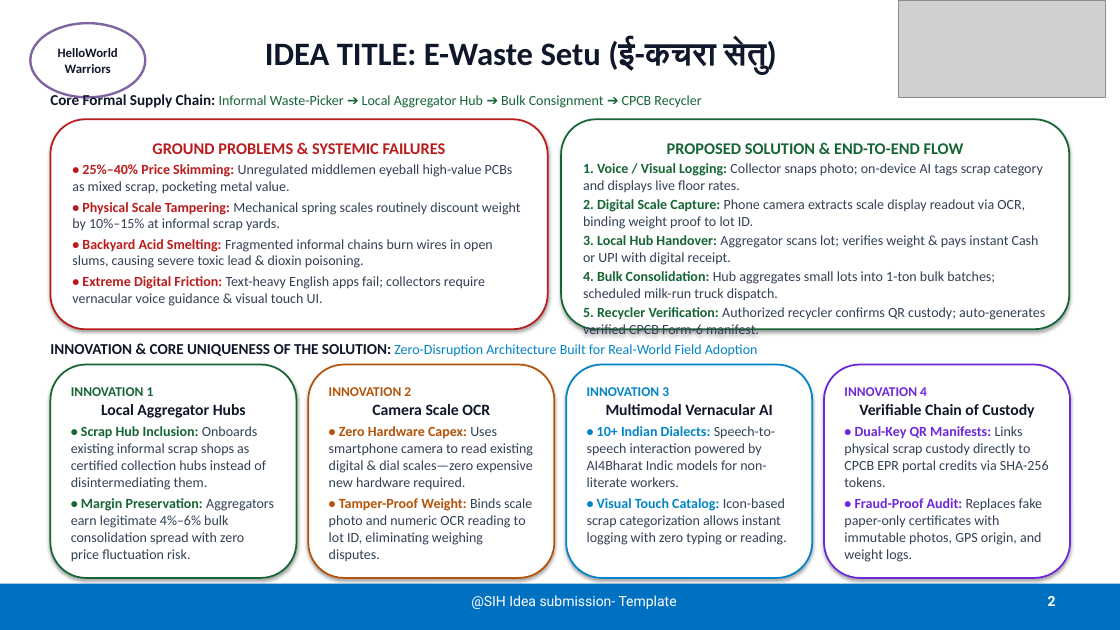
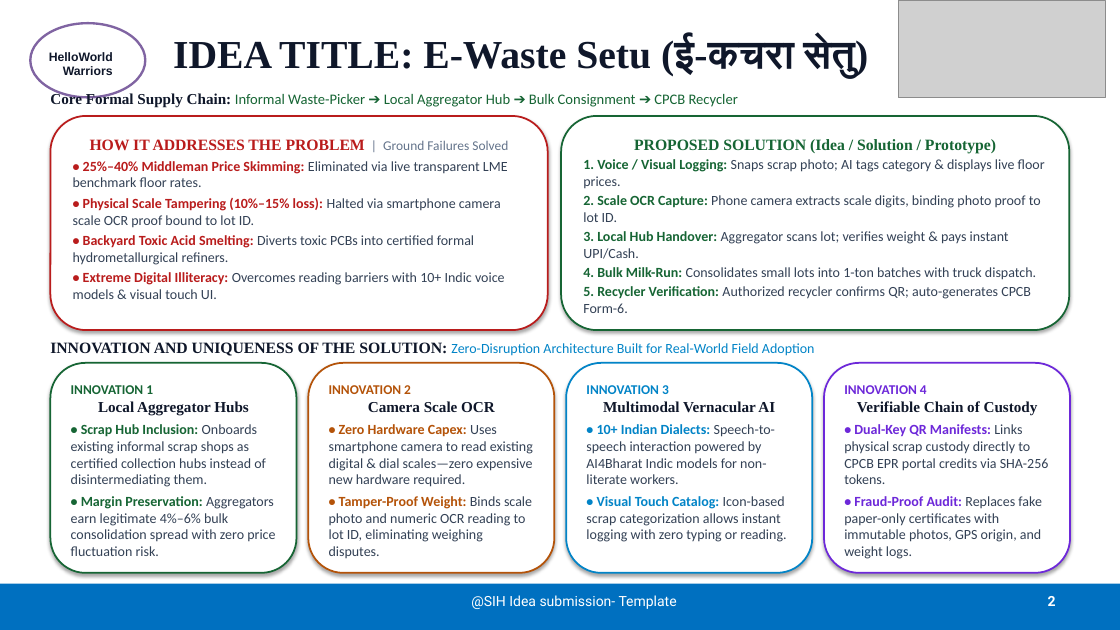
Before and after one commit to SATYA-1708/SIH-2026, a slide deck: slide 2 of final.pptx. Drawn at 1120x630 pixels with LibreOffice and Linux fonts; fonts in the diff are those of the drawing; grey boxes stand for pictures. Boxes give left, top, right and bottom in pixels: in the first picture for what was removed or moved away, otherwise in the second. Text is boxed around its words. In the diff, an @@ line names an element or a change of style, - is before the commit and + after.

Commit message:
Enforce strict SIH template styling, exact pointers, and zero overflow across all slides

```diff
--- a/final.pptx
+++ b/final.pptx
@@ title "IDEA TITLE: E-Waste Setu (ई-कचरा ..." at (173, 37, 868, 79): size 28 to 34 pt, font Calibri to Times New Roman @@
@@ text in ellipse at (49, 52, 113, 75): text changed; size 11 to 10.5 pt; font Calibri to Arial @@
-HelloWorldWarriors
+HelloWorld
+Warriors
@@ text "Core Formal Supply Chain: Informal ..." at (50, 92, 738, 108): size 12 to 12.5 pt in "Informal Waste-Picker ➔ Local Aggregator Hub ➔ ..."; font Calibri to Times New Roman in "Core Formal Supply Chain:" @@
@@ text in rounded rectangle at (73, 139, 508, 299): text changed @@
-GROUND PROBLEMS & SYSTEMIC FAILURES
-• 25%–40% Price Skimming: Unregulated middlemen eyeball high-value PCBs as mixed scrap, pocketing metal value.
-• Physical Scale Tampering: Mechanical spring scales routinely discount weight by 10%–15% at informal scrap yards.
-• Backyard Acid Smelting: Fragmented informal chains burn wires in open slums, causing severe toxic lead & dioxin poisoning.
-• Extreme Digital Friction: Text-heavy English apps fail; collectors require vernacular voice guidance & visual touch UI.
+HOW IT ADDRESSES THE PROBLEM | Ground Failures Solved
+• 25%–40% Middleman Price Skimming: Eliminated via live transparent LME benchmark floor rates.
+• Physical Scale Tampering (10%–15% loss): Halted via smartphone camera scale OCR proof bound to lot ID.
+• Backyard Toxic Acid Smelting: Diverts toxic PCBs into certified formal hydrometallurgical refiners.
+• Extreme Digital Illiteracy: Overcomes reading barriers with 10+ Indic voice models & visual touch UI.
@@ text in rounded rectangle at (583, 139, 1045, 313): text changed @@
-PROPOSED SOLUTION & END-TO-END FLOW
-1. Voice / Visual Logging: Collector snaps photo; on-device AI tags scrap category and displays live floor rates.
-2. Digital Scale Capture: Phone camera extracts scale display readout via OCR, binding weight proof to lot ID.
-3. Local Hub Handover: Aggregator scans lot; verifies weight & pays instant Cash or UPI with digital receipt.
-4. Bulk Consolidation: Hub aggregates small lots into 1-ton bulk batches; scheduled milk-run truck dispatch.
-5. Recycler Verification: Authorized recycler confirms QR custody; auto-generates verified CPCB Form-6 manifest.
+PROPOSED SOLUTION (Idea / Solution / Prototype)
+1. Voice / Visual Logging: Snaps scrap photo; AI tags category & displays live floor prices.
+2. Scale OCR Capture: Phone camera extracts scale digits, binding photo proof to lot ID.
+3. Local Hub Handover: Aggregator scans lot; verifies weight & pays instant UPI/Cash.
+4. Bulk Milk-Run: Consolidates small lots into 1-ton batches with truck dispatch.
+5. Recycler Verification: Authorized recycler confirms QR; auto-generates CPCB Form-6.
@@ text at (50, 342, 815, 356): text changed @@
-INNOVATION & CORE UNIQUENESS OF THE SOLUTION: Zero-Disruption Architecture Built for Real-World Field Adoption
+INNOVATION AND UNIQUENESS OF THE SOLUTION: Zero-Disruption Architecture Built for Real-World Field Adoption
@@ text in rounded rectangle at (71, 385, 249, 416): size 13.5 to 13 pt, font Calibri to Times New Roman in "Local Aggregator Hubs" @@
@@ text in rounded rectangle at (329, 385, 495, 412): size 13.5 to 13 pt, font Calibri to Times New Roman in "Camera Scale OCR" @@
@@ text in rounded rectangle at (586, 385, 775, 413): size 13.5 to 13 pt, font Calibri to Times New Roman in "Multimodal Vernacular AI" @@
@@ 4 rounded rectangles: place and size @@
-4 rounded rectangles at (50, 365, 1070, 578)
+4 rounded rectangles at (50, 363, 1070, 573)
@@ text in rounded rectangle at (844, 385, 1038, 416): size 13.5 to 13 pt, font Calibri to Times New Roman in "Verifiable Chain of Custody" @@
```
Also in this commit, not shown: 5 other slides changed, 16 other files.
